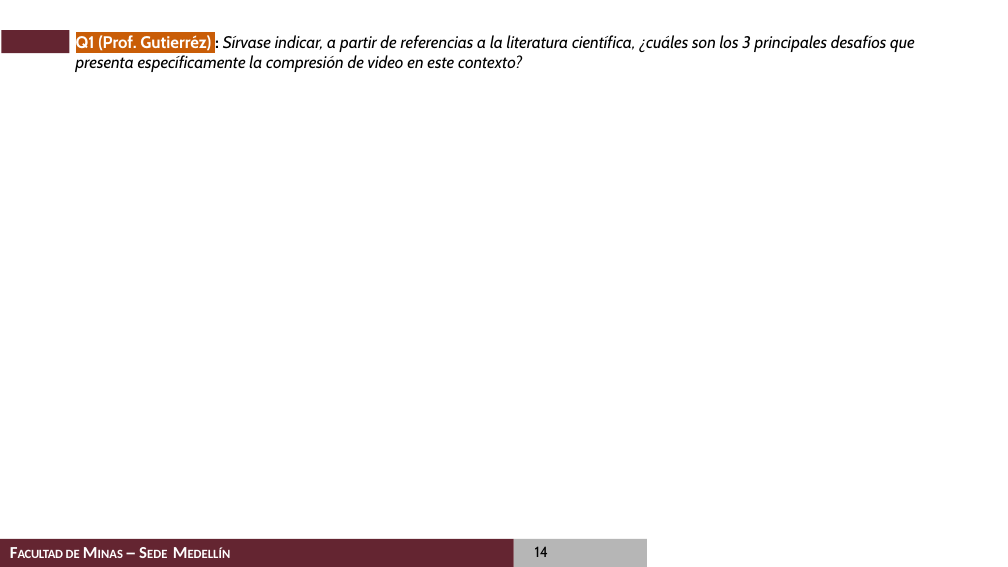
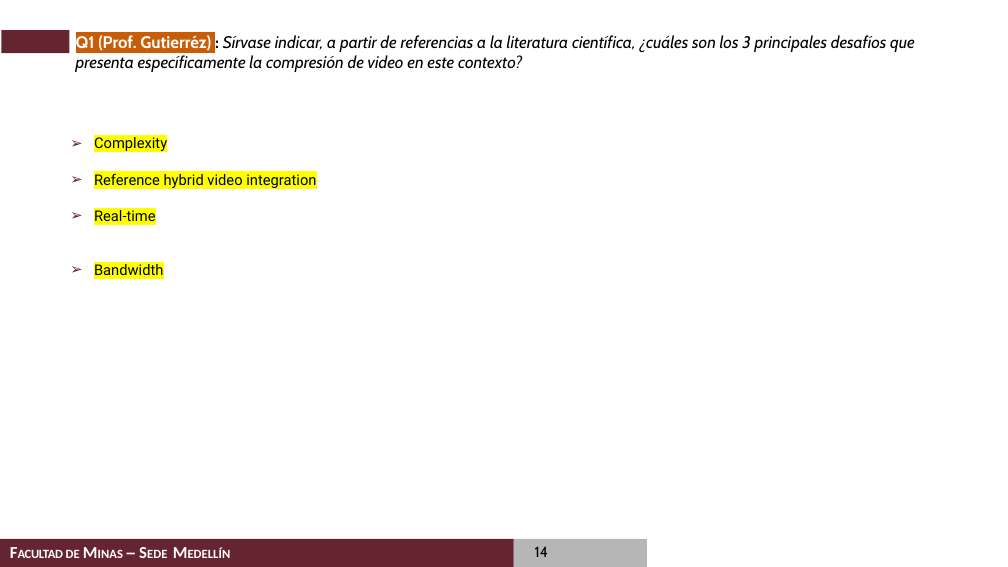
Before and after one commit to casalazarh/Examen-de-Calificacion-2020, a slide deck: slide 14 of presentation/Examen de Calificacion de Doctorado_Carlos_Alberto_Salazar.pptx. Drawn at 1008x567 pixels with LibreOffice and Linux fonts; fonts in the diff are those of the drawing; background and template pictures are left out. Boxes give left, top, right and bottom in pixels: in the first picture for what was removed or moved away, otherwise in the second. Text is boxed around its words. In the diff, an @@ line names an element or a change of style, - is before the commit and + after.

```diff
--- a/presentation/Examen de Calificacion de Doctorado_Carlos_Alberto_Salazar.pptx
+++ b/presentation/Examen de Calificacion de Doctorado_Carlos_Alberto_Salazar.pptx
@@ text added at (x1=94, y1=134, x2=316, y2=275), 14 pt, text #000000 @@
+  ➢ Complexity
+  ➢ Reference hybrid video integration
+  ➢ Real-time
+  ➢ Bandwidth
```
Also in this commit, not shown: 7 other slides changed, 2 other files.
